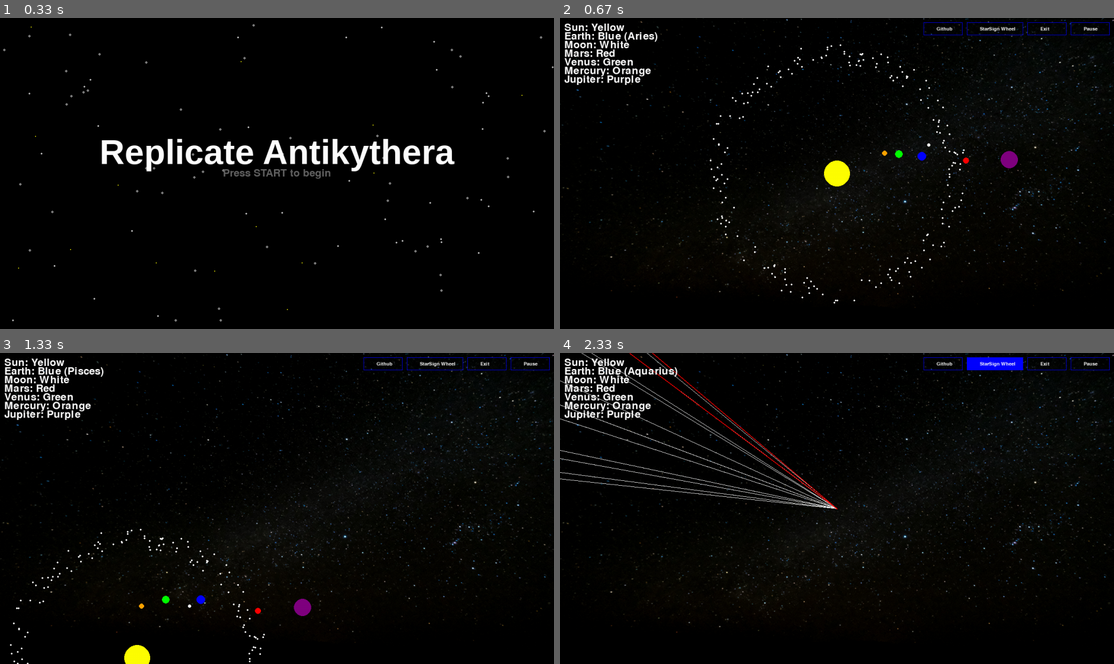
Above: before the commit, frames 1-4 (two rows, left to right).
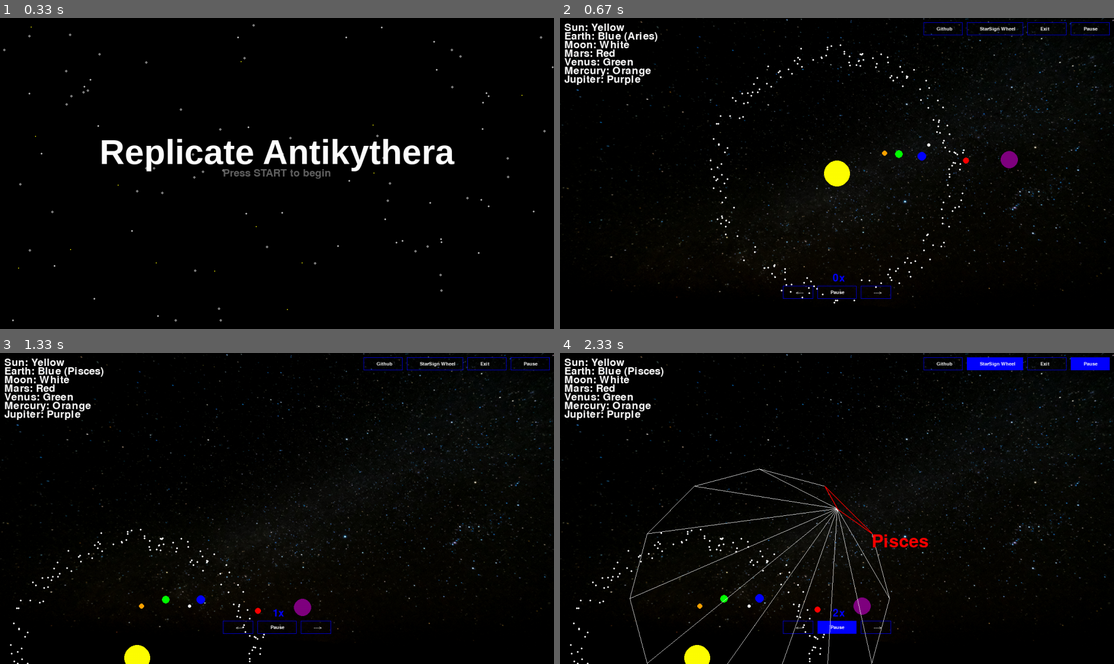
Above: after the commit, the same moments.

Repository: LBassett21/ReplicateAntikythera
Game: pygame game, started from ReplicateAntikythera/ReplicateAntikythera.py
Same seed, same stepped clock (60 frames per second), same inputs: the game is played once before the commit and once after it.
Inputs (mouse positions are in pixels of both pictures, inside the frame that each line leads up to):
- Up to frame 1 (0.33 s): no input
- Up to frame 2 (0.67 s): press the mouse at (837, 173) at 0.37 s; move the mouse to (748, 148) at 0.47 s; release the mouse at (665, 126) at 0.6 s
- Up to frame 3 (1.33 s): press the mouse at (315, 626) at 0.7 s; move the mouse to (193, 570) at 0.8 s; release the mouse at (72, 514) at 0.93 s; press the mouse at (382, 362) at 1.03 s; move the mouse to (432, 492) at 1.13 s; release the mouse at (487, 626) at 1.27 s
- Up to frame 4 (2.33 s): press the mouse at (837, 626) at 1.37 s; move the mouse to (742, 511) at 1.47 s; release the mouse at (654, 393) at 1.6 s; press the mouse at (992, 362) at 1.7 s; move the mouse to (875, 377) at 1.8 s; release the mouse at (759, 393) at 1.93 s; press the mouse at (875, 626) at 2.03 s; move the mouse to (831, 626) at 2.13 s; release the mouse at (792, 623) at 2.27 s

Frame 1 is identical in both runs. In frame 2, 0.2% of the frame differs, in the area x 40-60%, y 82-91%; in frame 3, 0.2%; in frame 4, 4.8%, in the area x 0-100%, y 0-100%.

Commit message:
Add files via upload

Diff:
--- a/ReplicateAntikythera/GUI.py
+++ b/ReplicateAntikythera/GUI.py
@@ -22,8 +22,8 @@
 
 # Start window surface definition
 start_window = pygame.Surface((width, height))
-start_font = pygame.font.SysFont('Comic Sans', 36)
-title_font = pygame.font.SysFont('Comic Sans', 80)
+start_font = pygame.font.SysFont(None, 36)
+title_font = pygame.font.SysFont(None, 80)
 # Imports background image to program
 background_image = pygame.image.load("starry_night.jpg")
 background_image = pygame.transform.smoothscale(background_image, (width,height))
@@ -91,8 +91,8 @@
 
 
 #Define the information for the key
-key_font = pygame.font.SysFont('Comic Sans', 36) #font for the key
-button_font = pygame.font.SysFont('Comic Sans', 16)
+key_font = pygame.font.SysFont(None, 36) #font for the key
+button_font = pygame.font.SysFont(None, 16)
 key_text = {
     "Sun": "Yellow",
     "Earth": "Blue",
@@ -103,8 +103,18 @@
     "Jupiter": "Purple"
     }
 
+fastforward_button_rect = pygame.Rect(width // 2 + 55, height - 100, 70, 30)
+fastforward_button_text = button_font.render("--->    ", True, WHITE)
+
+slowdown_button_rect = pygame.Rect(width // 2 - 125, height - 100, 70, 30)
+slowdown_button_text = button_font.render("<---    ", True, WHITE)
+
 pause_button_rect = pygame.Rect(width - 100, 10, 90, 30)
 pause_button_text = button_font.render("Pause", True, WHITE)
+
+
+pause_button_rect1 = pygame.Rect(width // 2 - 45, height - 100, 90, 30)
+pause_button_text1 = button_font.render("Pause", True, WHITE)
 
 paused = False;
 
@@ -133,7 +143,7 @@
     asteroids.append((asteroid_distance, asteroid_speed, asteroid_angle))
 
 # Main game loop
-startmenu = True
+time = 0
 wheel = False
 running = True
 clock = pygame.time.Clock()
@@ -167,7 +177,7 @@
     def set_rend(self):
         self.rend = start_font.render(self.text, True, self.get_color())
 
-        #start_font = pygame.font.SysFont('Comic Sans', 36)
+        #start_font = pygame.font.SysFont(None, 36)
     def get_color(self):
         if self.hovered:
             return (255, 255, 255)
@@ -179,7 +189,7 @@
         self.rect = self.rend.get_rect()
         self.rect.center = self.pos
 
-show_start_window = True
+
 
 Button_Start = Option("Press START to begin",((width // 2) , height // 2))
 
@@ -216,10 +226,20 @@
                 running = False
             if github_button_rect.collidepoint(event.pos):
                 webbrowser.open('https://github.com/LBassett21/ReplicateAntikythera/tree/master')
+            if fastforward_button_rect.collidepoint(event.pos):
+                print("fastforward")
             if pause_button_rect.collidepoint(event.pos):
+                paused = not paused
+            if pause_button_rect1.collidepoint(event.pos): #other pause button
                 paused = not paused
             if showstar_button_rect.collidepoint(event.pos):
                 wheel = not wheel
+            if fastforward_button_rect.collidepoint(event.pos):
+                if time < 5:
+                    time = time + 1
+            if slowdown_button_rect.collidepoint(event.pos):
+                if time > -5:
+                    time = time - 1
             elif show_start_window and Button_Start.rect.collidepoint(event.pos):
                 show_start_window = False
             elif not dragging:
@@ -246,10 +266,10 @@
         star_field_medium = []
         star_field_fast = []
 
-        for slow_stars in range(50): #birth those plasma balls, baby
+        for slow_stars in range(50):
             star_loc_x = random.randrange(0, width)
             star_loc_y = random.randrange(0, height)
-            star_field_slow.append([star_loc_x, star_loc_y]) #i love your balls
+            star_field_slow.append([star_loc_x, star_loc_y])
 
         for medium_stars in range(35):
             star_loc_x = random.randrange(0, width)
@@ -306,6 +326,7 @@
                     star[1] = random.randrange(-20, -5)
                 pygame.draw.circle(screen, YELLOW, star, 1)
 
+
             pygame.event.pump()
 
             #hover effect for start button
@@ -450,9 +471,24 @@
     if paused:
         pygame.draw.rect(screen, BLUE, pause_button_rect)
         screen.blit(pause_button_text, pause_button_rect.move(30,10))
-    else:
+
+        pygame.draw.rect(screen, BLUE, pause_button_rect1)
+        screen.blit(pause_button_text1, pause_button_rect1.move(30,10))
+    else: #drawing both pause buttons here
         pygame.draw.rect(screen, BLUE, pause_button_rect, 1)
         screen.blit(pause_button_text, pause_button_rect.move(30,10))
+
+        pygame.draw.rect(screen, BLUE, pause_button_rect1, 1)
+        screen.blit(pause_button_text1, pause_button_rect1.move(30,10))
+
+
+    pygame.draw.rect(screen, BLUE, fastforward_button_rect, 1)
+    screen.blit(fastforward_button_text, fastforward_button_rect.move(30,10))
+    pygame.draw.rect(screen, BLUE, slowdown_button_rect, 1)
+    screen.blit(slowdown_button_text, slowdown_button_rect.move(30,10))
+
+
+    # Add a exit button on top of the scaled screen
     # Add a exit button on top of the scaled screen
     pygame.draw.rect(screen, BLUE, quit_button_rect, 1)
     screen.blit(quit_button_text, quit_button_rect.move(30,10))
@@ -460,6 +496,8 @@
     pygame.draw.rect(screen, BLUE, github_button_rect, 1)
     screen.blit(github_button_text, github_button_rect.move(30,10))
     #Draw the key
+    text_surface_time = key_font.render(f"{time}x", True, BLUE)
+    screen.blit(text_surface_time, (width // 2 - 10, height - 130))
 
 
 
@@ -493,8 +531,10 @@
         pygame.draw.polygon(screen, WHITE, triangle11, 1)
 
 
-        special_font = pygame.font.SysFont('Comic Sans', 60)
+        special_font = pygame.font.SysFont(None, 60)
         text1_surface = special_font.render(f"{current_sign}", True, RED)
+
+
        # screen.blit(text1_surface, (width // 2 - 100, height // 2 ))
         screen.blit(text1_surface, ((zodiac_line_points[current_sign_index])))
 
